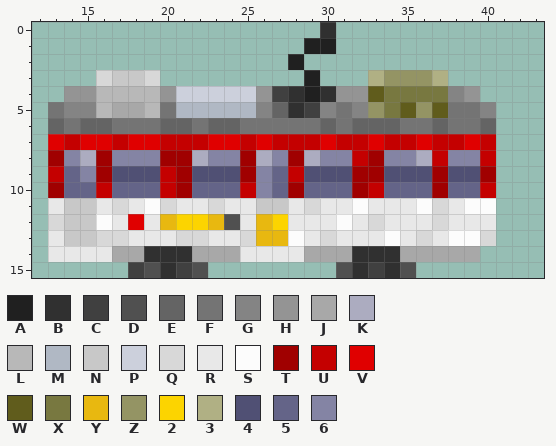
Edited in one commit: pixel-art file (src/trams/kumamoto/9200/kuma9200_purchase.aseprite). Above: the version before the commit.
76x16 pixels, 1 frame. Shown: x 12..43, y 0..15.
Palette (. is transparent): A #202020  B #303030  C #404040  D #505050  E #646464  F #747474  G #848484  H #949494  J #a8a8a8  K #acacc0  L #b8b8b8  M #b0b8c4  N #c8c8c8  P #ccd0dc  Q #d8d8d8  R #e8e8e8  S #fcfcfc  T #a00000  U #c40000  V #e00000  W #605c1c  X #787840  Y #e8b810  Z #949464  2 #fcd400  3 #b0b084  4 #505074  5 #646488  6 #8484a4
Pixels before, first column x 13:
 0 .................B..........
 1 ................AA..........
 2 ...............A............
 3 ...QNNQ.........A...3ZZZ3...
 4 .HHLLLLHPPPPPHCBABHHWXXXXGH.
 5 FGGLJJLFMMMMMGEBCGFGZXWZWFFG
 6 EFEEFFFEEFEEFFFFFEFEEEFFEFFE
 7 VUVVUVVUUUVVUVUUUVUUVUUVUUVU
 8 T6KT666TTK66TK6TK66UT66KU66U
 9 U56T444UT444T65U444TT444T44T
10 T55U555UT555U65T555TU555T55U
11 RNNRQRSQRRQRRNNRQRRSRRRSQRSS
12 QNNSRVRY22YDRY2RRRSRQRRRQRRR
13 RNNQQRRRQQRRQYYSRQRRRSRQRSSQ
14 RRRRJJBBBJJJRRRRJJJBBBJJJJJ.
15 .....CDBCD........DBCBD.....
Now the later version:
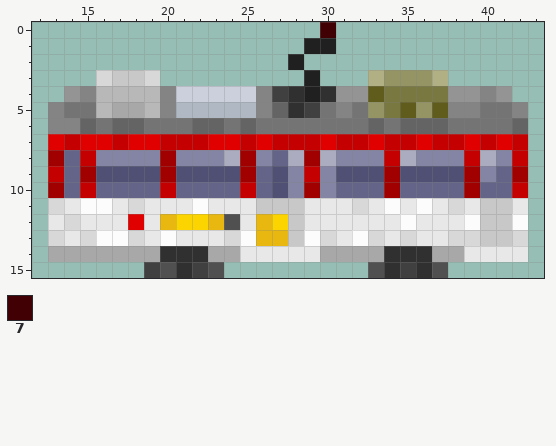
Colours new in this view: 7 #400004
What changed:
Changed rows in their new state; - is an unchanged pixel.
Layer "kuma9200":
first column x 30:
 0 7
first column x 13:
 4 --G----G-----G-----------H-GH-
 5 GFF----G---------FGF-----GGFFG
 6 GG-FEE-FFE-FE----F-F-FEE---FFE
 7 ----------------------------VU
 8 -5U6----66-K-65KTK-66UK66-UK6U
 9 --T4---T4----546U6-44T--4-T65T
10 --U5----5----546T6-55T--5-T55U
11 QRSSRQRR-SR----NR--Q-S--RQRNNR
12 RQRR-----------N--R-R-S-R-SNNS
13 QRQSSQ-SRR-QS--NS--SQRQR-QQNNQ
14 JJJJ--J--B------R--JJ-BB--RRRR
15 -----.CDBCD-------..D-CBD-----
Boxes around the changes in both pictures, in picture pixels (x1, y1, x2, y2):
changed: (48, 22, 528, 278)
